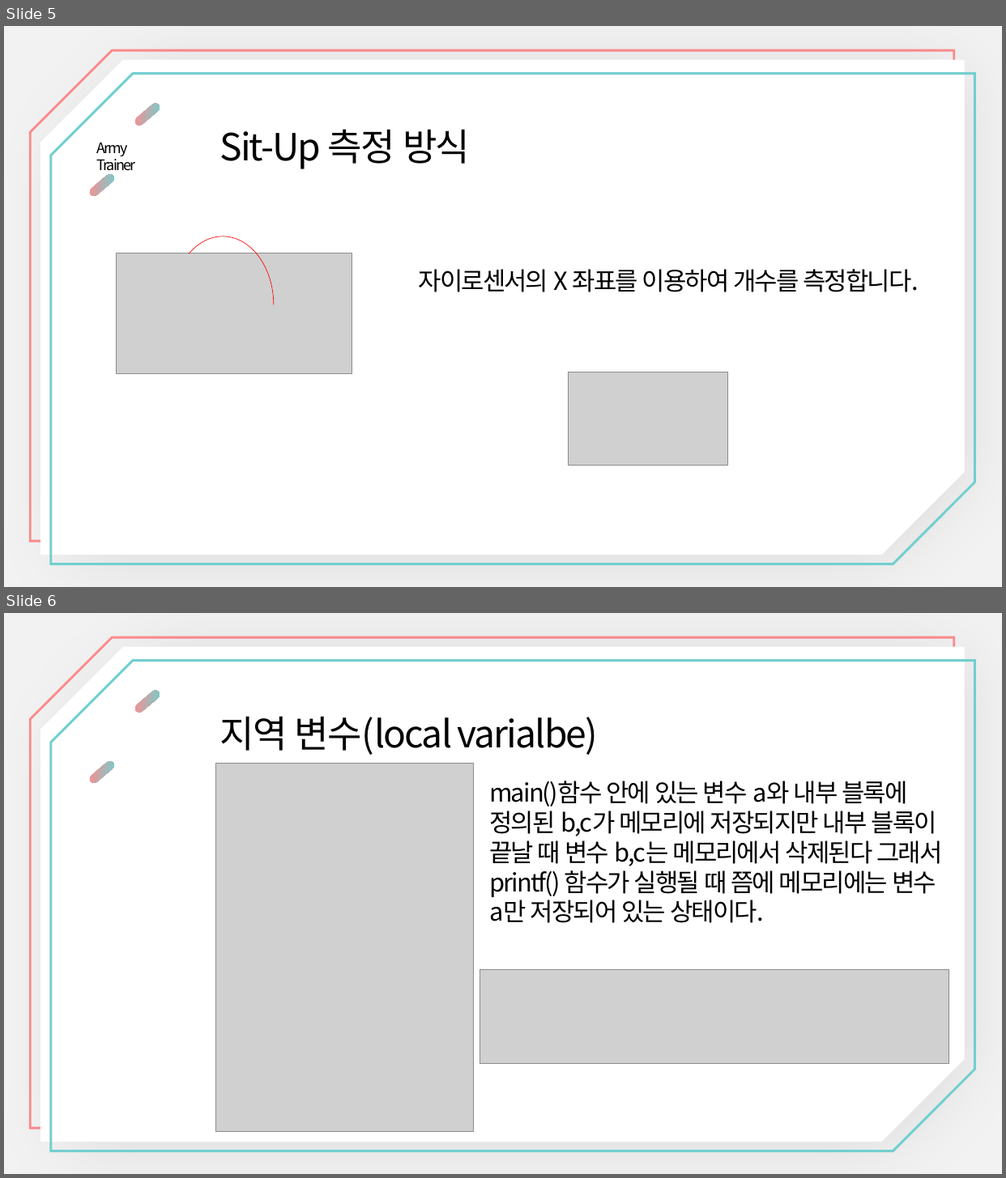
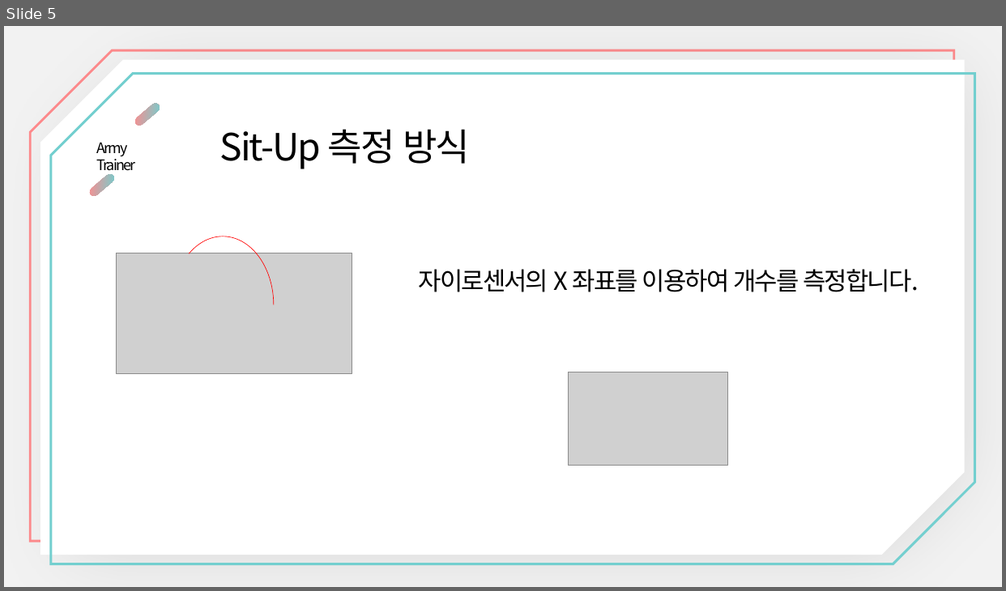
Before and after one commit to nilsys/App_ArmyTrainer_nanglam, a slide deck: PPT/App_ArmyTrainer_nanglam.ppt. Shown one above the other, each under a label of ours: slides 5 and 6 before the commit, slide 5 after it. The pictures are 1006x1178 and 1006x591 pixels, drawn with LibreOffice and Linux fonts; fonts in the diff are those of the drawing; grey boxes stand for pictures. Boxes give left, top, right and bottom in pixels: in the first picture for what was removed or moved away, otherwise in the second. Text is boxed around its words. In the diff, an @@ line names an element or a change of style, - is before the commit and + after.

```diff
--- a/PPT/App_ArmyTrainer_nanglam.ppt
+++ b/PPT/App_ArmyTrainer_nanglam.ppt
@@ slide 6 removed at [4, 613, 1002, 1174], background #F2F2F2 @@
@@ snip diag rect removed at [30, 637, 954, 1129] @@
@@ snip diag rect removed at [40, 647, 965, 1142] @@
@@ snip diag rect removed at [51, 660, 975, 1152] @@
@@ pill shape removed at [134, 689, 161, 714] @@
@@ text removed at [219, 716, 598, 755] @@
-지역 변수(local varialbe)
@@ pill shape removed at [88, 760, 116, 785] @@
@@ picture removed at [216, 764, 473, 1132] @@
@@ text removed at [489, 781, 942, 923] @@
-main()함수 안에 있는 변수 a와 내부 블록에 정의된 b,c가 메모리에 저장되지만 내부 블록이 끝날 때 변수 b,c는 메모리에서 삭제된다 그래서 printf() 함수가 실행될 때 쯤에 메모리에는 변수 a만 저장되어 있는 상태이다.
@@ picture removed at [480, 970, 948, 1064] @@
```
Also in this commit, not shown: 1 slide changed, 17 slides added, 17 other slides removed, 1 other file.
